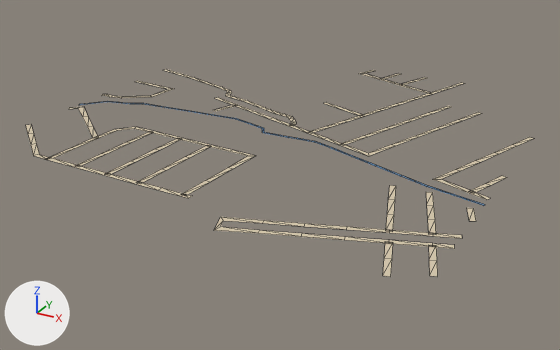
A saved change to the glTF model public/assets/bengaluru-region-v1/tiles/t45_11-l0.glb.
Camera for both pictures: a 50 mm camera at (23138.0, 5032.0, 297.0) aimed at (22756.0, 5727.0, -50.0). Arrows for +X, +Y and +Z are at lower left; the lights stay in place. The first picture is the older version. Mesh edges are drawn as thin lines.

In view in the first picture: 'ground', 'water'.
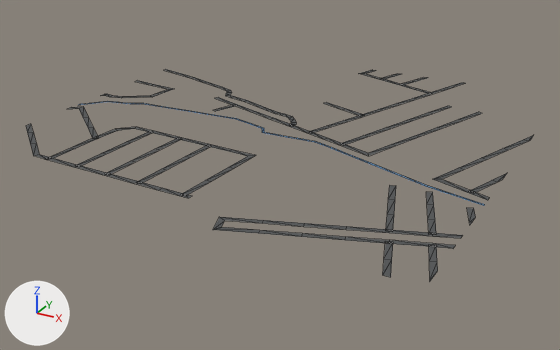
The change in detail:
me_ground is used by ob_ground; location (22500.0, 5500.0, 0.0).
Verts and faces of me_ground; kept vertices keep their numbers, new ones are numbered from 314.
Before the commit, vertices of me_ground: 64 (354.0, 12.0, 1.0) at pixel (258, 233), 65 (352.0, 18.0, 1.0) at pixel (259, 230), 66 (319.0, -1.0, 1.0) at pixel (213, 230), 67 (321.0, 8.0, 1.0) at pixel (220, 226), 68 (311.0, 23.0, 1.0) at pixel (220, 216).
Before the commit, vertices of me_ground: 69 (317.0, 18.0, 1.0) at pixel (223, 220).
me_ground had 314 vertices, 266 faces and spanned x -2.0..503.0, y -1.0..501.0, z 1.0.
me_ground now has 326 vertices, 278 faces and spans x 0.0..500.0, y 0.0..500.0, z 1.0.
Part 1, on me_ground:
13 vertices are removed from x 486.0..503.0, y 16.0..341.0, z 1.0.
13 faces are deleted.
17 vertices move from x 454.0..501.0, y -1.0..280.0, z 1.0 to x 456.0..500.0, y 0.0..294.0, z 1.0.
17 vertices are added at x 492.0..500.0, y 8.0..350.0, z 1.0.
17 new faces join them.
Part 2, on me_ground:
Vertices deleted: 66 (with the faces that use them).
Vertex 67 moves to (319.0, 0.0, 1.0), pixel (213, 229).
Vertex 69 moves to (318.0, 19.0, 1.0), pixel (224, 220).
Vertex 68 moves to (310.0, 22.0, 1.0), pixel (219, 216).
New vertex 330 is at (322.0, 7.0, 1.0), pixel (221, 227).
New vertex 331 is at (318.0, 0.0, 1.0), pixel (212, 229).
New vertex 332 is at (318.0, 0.0, 1.0), pixel (212, 229).
New faces: (65, 330, 67), (67, 330, 331), (330, 332, 331), (69, 332, 330), (68, 332, 69).
Part 3, on me_ground:
2 vertices are removed from x 1.0..4.0, y 232.0..234.0, z 1.0.
3 faces are deleted.
17 vertices move from x -2.0..51.0, y 68.0..367.0, z 1.0 to x 0.0..48.0, y 70.0..367.0, z 1.0.
2 vertices are added at (5.0, 234.0, 1.0), (0.0, 239.0, 1.0).
3 new faces join them.
Part 4, on me_ground:
4 vertices are removed from x 250.0..375.0, y 499.0..501.0, z 1.0.
6 faces are deleted.
5 vertices move from x 241.0..330.0, y 474.0..501.0, z 1.0 to x 241.0..331.0, y 474.0..500.0, z 1.0.
10 vertices are added at x 250.0..381.0, y 485.0..500.0, z 1.0.
12 new faces join them.
me_ground part 5: 241 kept faces spanning x 0.0..500.0, y 0.0..500.0, z 1.0 get new vertex colours; the middle colour goes from beige #d7c9ae to dark grey #535556.

Pixel boxes (x1, y1, x2, y2) of what changed, in the pictures (560 x 350 px; the box of a moved part takes in the faces that stretch with it):
'ground', reshaped: before (26, 69, 534, 277); after (26, 69, 534, 281)
part 1 of me_ground, moved or reshaped: before (383, 137, 534, 277); after (383, 135, 534, 281)
part 2 of me_ground, reshaped: before (214, 217, 263, 233); after (213, 217, 263, 233)
part 3 of me_ground, moved or reshaped: (26, 69, 194, 156) in both
part 4 of me_ground, reshaped: before (359, 70, 465, 89); after (358, 70, 465, 89)
part 5 of me_ground, recoloured: before (26, 69, 498, 277); after (26, 69, 507, 277)
